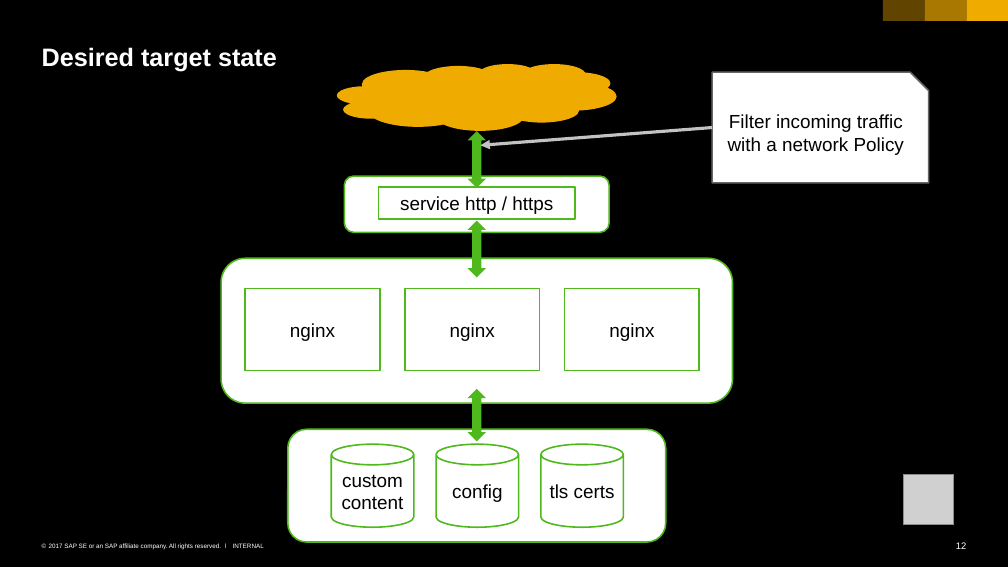
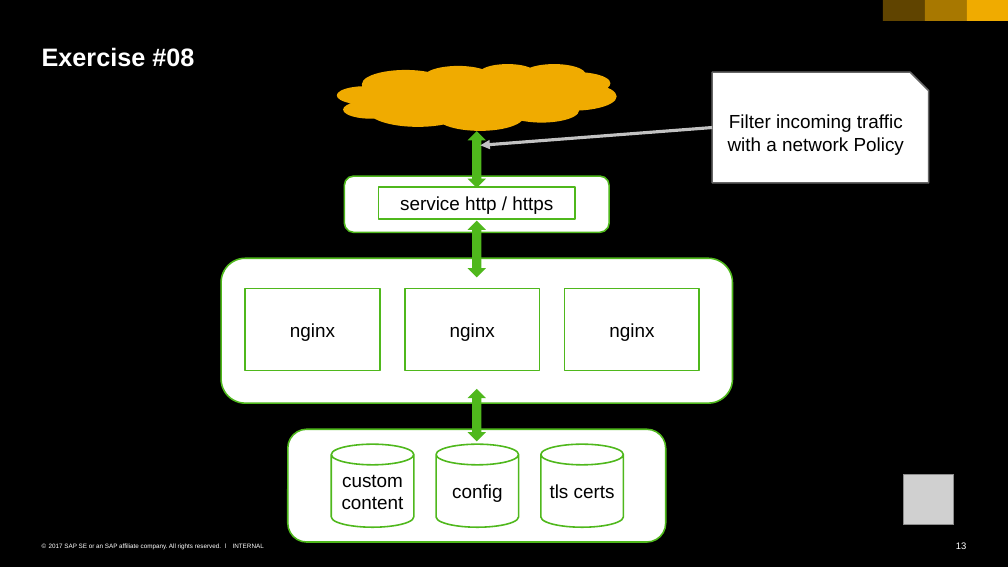
Before and after one commit to cuijiyao01/docker-k8s-training, a slide deck: slide 13 of kubernetes/11_administration.pptx (slide 12 before the commit). Drawn at 1008x567 pixels with LibreOffice and Linux fonts; fonts in the diff are those of the drawing; grey boxes stand for pictures. Boxes give left, top, right and bottom in pixels: in the first picture for what was removed or moved away, otherwise in the second. Text is boxed around its words. In the diff, an @@ line names an element or a change of style, - is before the commit and + after.

```diff
--- a/kubernetes/11_administration.pptx
+++ b/kubernetes/11_administration.pptx
@@ title at (42, 47, 194, 67): text changed @@
-Desired target state
+Exercise #08
```
Also in this commit, not shown: 3 slides added, 1 slide removed, 2 other files.
